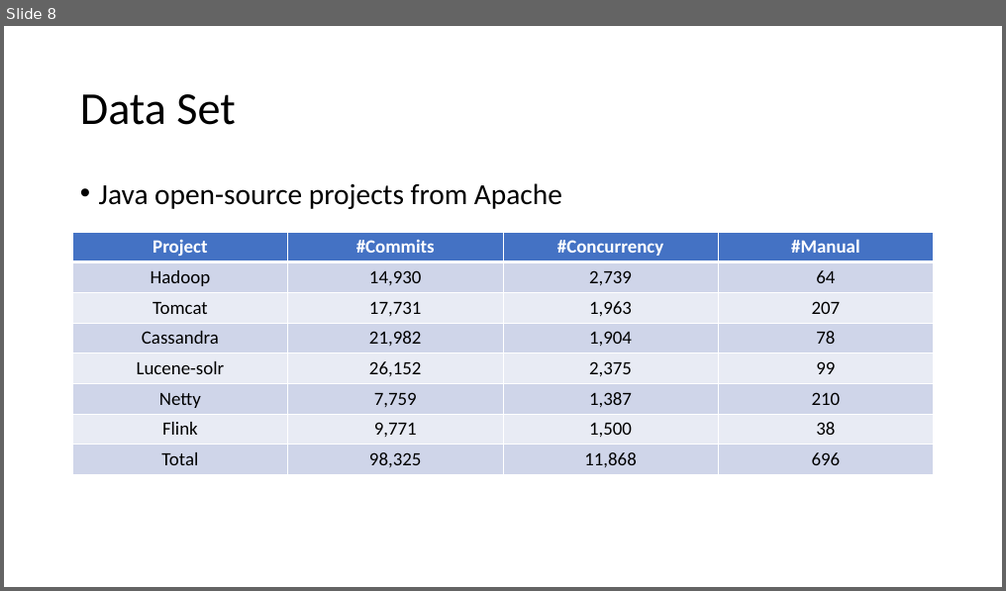
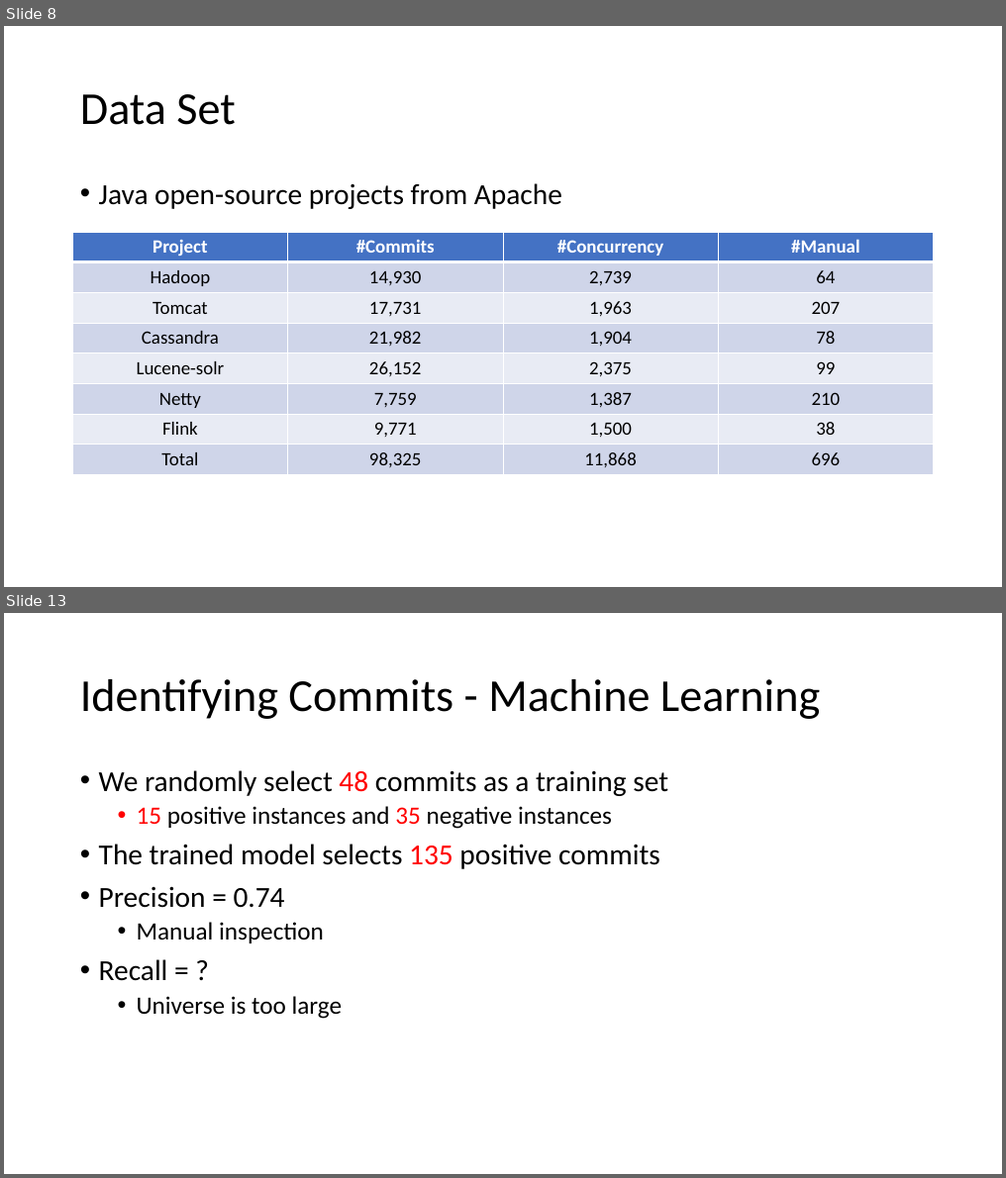
Before and after one commit to qwordy/Research, a slide deck: ppt/How do Programmers Maintain Concurrent Code.pptx. Shown one above the other, each under a label of ours: slide 8 before the commit, slides 8 and 13 after it; the slides between them are not shown. The pictures are 1006x591 and 1006x1178 pixels, drawn with LibreOffice and Linux fonts; fonts in the diff are those of the drawing. Boxes give left, top, right and bottom in pixels: in the first picture for what was removed or moved away, otherwise in the second. Text is boxed around its words. In the diff, an @@ line names an element or a change of style, - is before the commit and + after.

```diff
--- a/ppt/How do Programmers Maintain Concurrent Code.pptx
+++ b/ppt/How do Programmers Maintain Concurrent Code.pptx
@@ slide 13 added at (x1=4, y1=613, x2=1002, y2=1174), background #FFFFFF @@
@@ title added at (x1=80, y1=679, x2=820, y2=719), 44 pt, text #000000 @@
+Identifying Commits - Machine Learning
@@ text added at (x1=99, y1=770, x2=668, y2=1019), 28 pt, text #000000 @@
+• We randomly select 48 commits as a training set
+  • 15 positive instances and 35 negative instances
+• The trained model selects 135 positive commits
+• Precision = 0.74
+  • Manual inspection
+• Recall = ?
+  • Universe is too large
```
Also in this commit, not shown: 13 slides changed, 6 other slides added.
